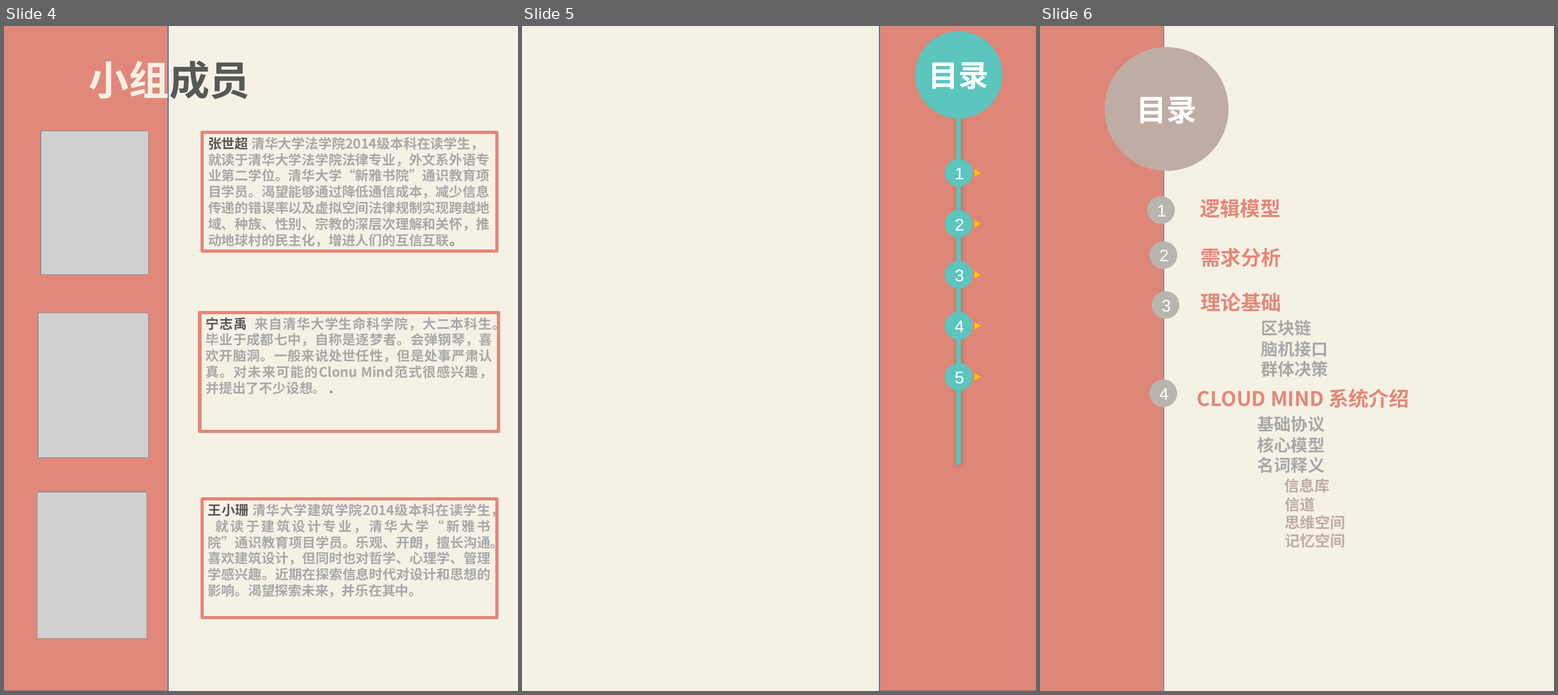
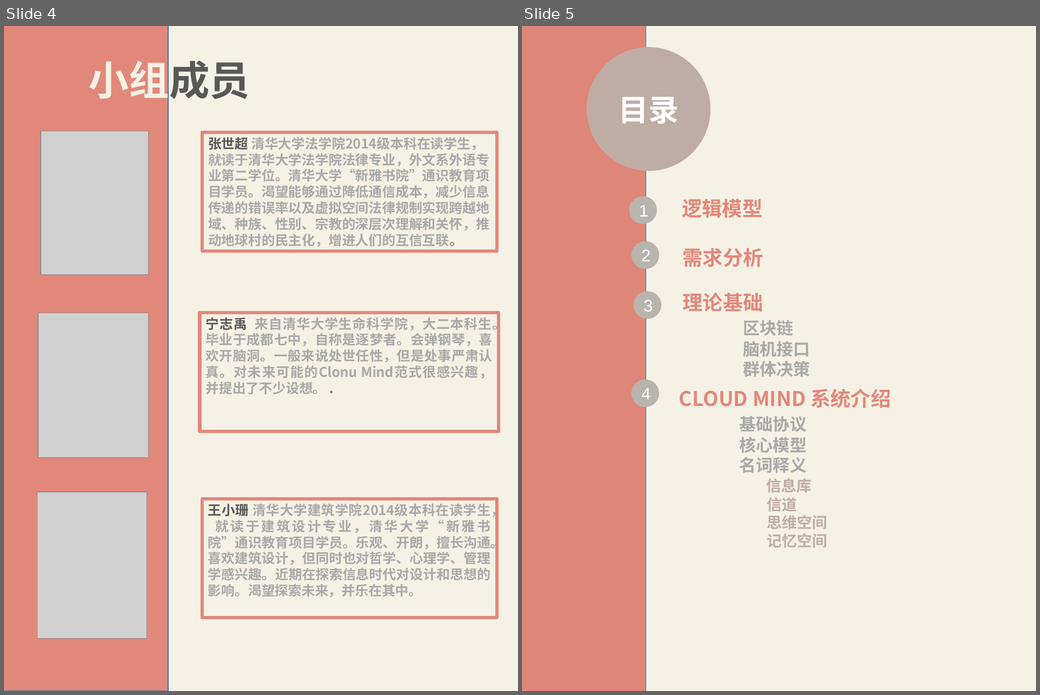
Before and after one commit to XLP-Based-Courses/-, a slide deck: 学习报告文本/学习报告模板.pptx. Shown side by side, each under a label of ours: slides 4, 5 and 6 before the commit, slides 4 and 5 after it. The pictures are 1558x695 and 1040x695 pixels, drawn with LibreOffice and Linux fonts; fonts in the diff are those of the drawing; grey boxes stand for pictures. Boxes give left, top, right and bottom in pixels: in the first picture for what was removed or moved away, otherwise in the second. Text is boxed around its words. In the diff, an @@ line names an element or a change of style, - is before the commit and + after.

```diff
--- a/学习报告文本/学习报告模板.pptx
+++ b/学习报告文本/学习报告模板.pptx
@@ slide 5 removed at [522,26,1036,691], background #FFFFFF @@
@@ rectangle removed at [522,27,1036,691] @@
@@ rectangle removed at [522,26,1036,688] @@
@@ rectangle removed at [879,26,1036,691] @@
@@ ellipse removed at [915,31,1002,118] @@
-目录
@@ freeform shape removed at [956,75,961,465] @@
@@ ellipse removed at [945,159,972,187] @@
-1
@@ triangle removed at [974,170,981,177] @@
@@ ellipse removed at [945,210,972,238] @@
-2
@@ triangle removed at [974,220,981,228] @@
@@ ellipse removed at [945,261,972,289] @@
-3
@@ triangle removed at [974,271,981,279] @@
@@ ellipse removed at [945,312,972,340] @@
-4
@@ triangle removed at [974,322,981,330] @@
@@ ellipse removed at [945,363,972,390] @@
-5
@@ triangle removed at [974,373,981,381] @@
@@ what was slide 6 is now slide 5 @@
```
Also in this commit, not shown: 4 slides changed, 1 slide added, 2 other files.
